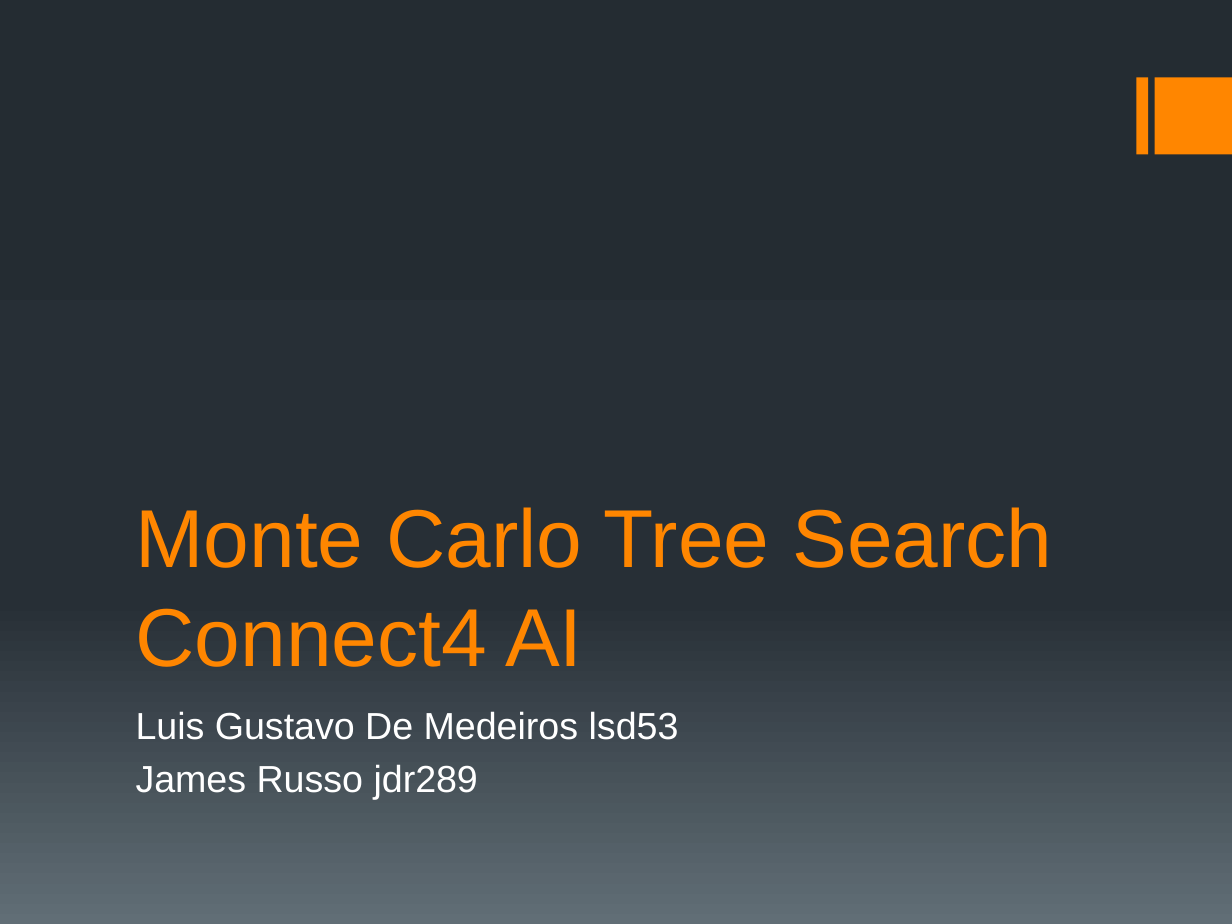
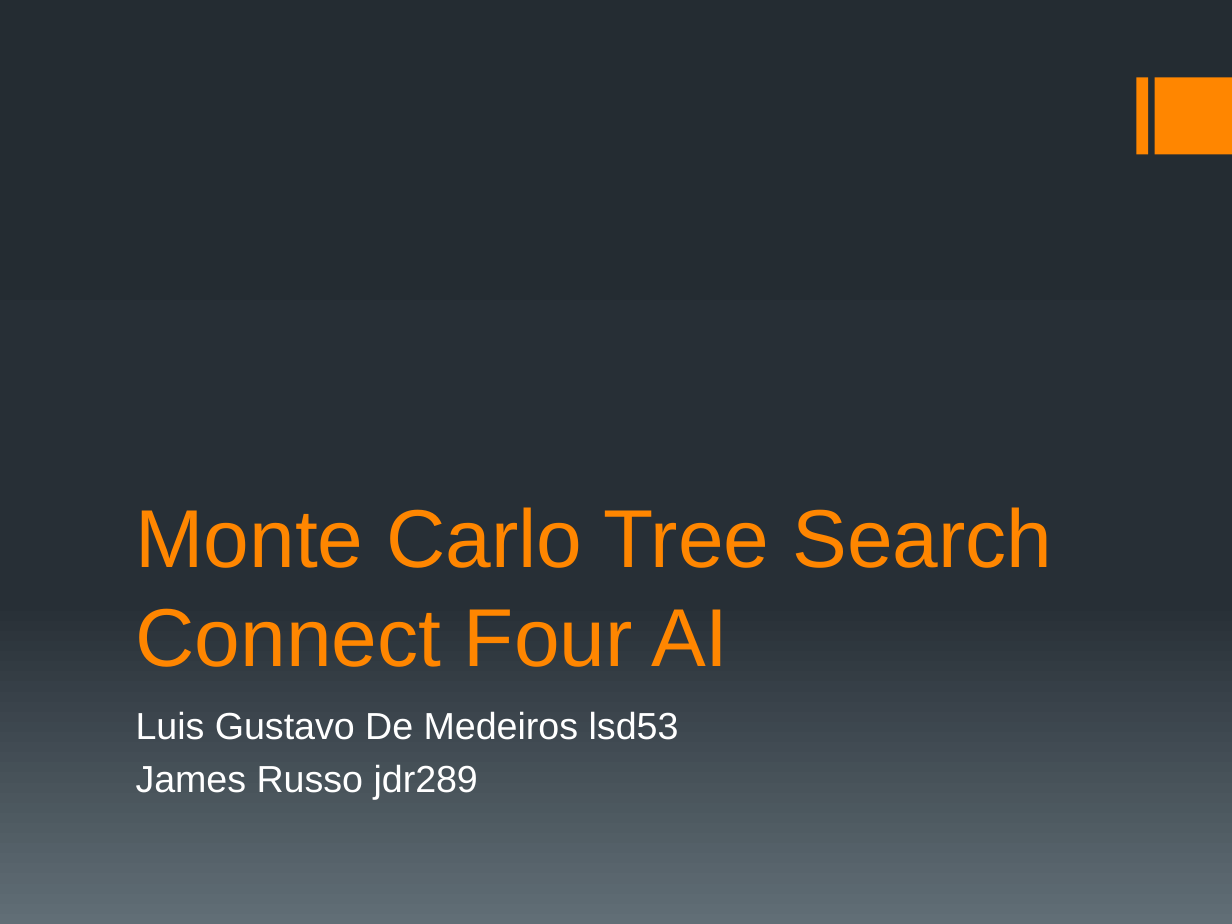
Before and after one commit to lsd53/AI_Practicum, a slide deck: slide 1 of project_ppt_lsd53_jdr289.pptx. Drawn at 1232x924 pixels with LibreOffice and Linux fonts; fonts in the diff are those of the drawing. Boxes give left, top, right and bottom in pixels: in the first picture for what was removed or moved away, otherwise in the second. Text is boxed around its words. In the diff, an @@ line names an element or a change of style, - is before the commit and + after.

```diff
--- a/project_ppt_lsd53_jdr289.pptx
+++ b/project_ppt_lsd53_jdr289.pptx
@@ title at bbox=[136, 507, 1052, 667]: text changed @@
-Monte Carlo Tree Search
-Connect4 AI
+Monte Carlo Tree Search
+Connect Four AI
```
Also in this commit, not shown: 6 other slides changed.
